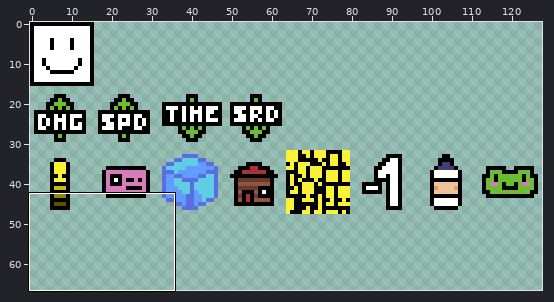
Edited in one commit: pixel-art file (LOOT/items.aseprite). The picture above shows the old version from afar; the outline marks the close-up.
Close-up. As it was:
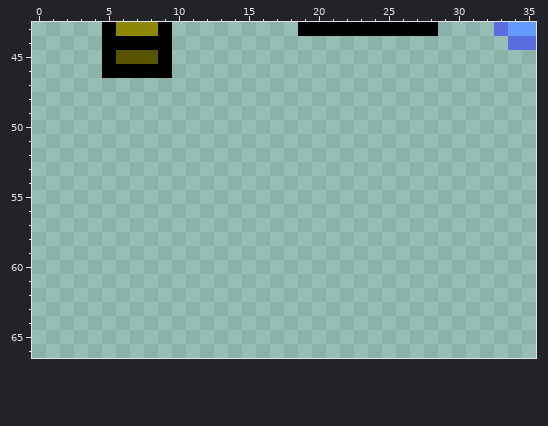
128x128 pixels, 1 frame. Shown: x 0..35, y 43..66. The wide view leaves out empty margins.
Once edited:
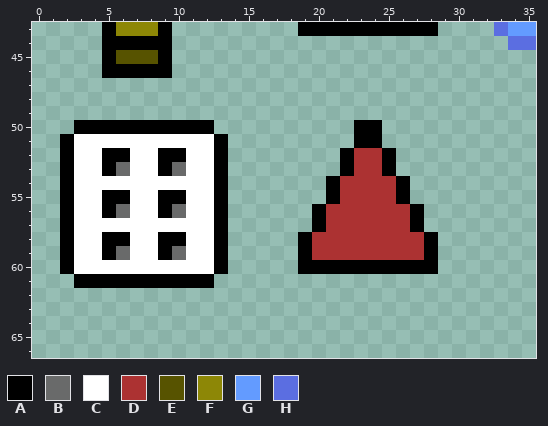
Palette (. is transparent): A #000000  B #696a6a  C #ffffff  D #ac3232  E #575300  F #8d8706  G #639bff  H #5b6ee1
Diff:
Changed rows in their new state; - is an unchanged pixel.
first column x 2:
50 -AAAAAAAAAA----------AA----
51 ACCCCCCCCCCA---------AA----
52 ACCAACCAACCA--------ADDA---
53 ACCABCCABCCA--------ADDA---
54 ACCCCCCCCCCA-------ADDDDA--
55 ACCAACCAACCA-------ADDDDA--
56 ACCABCCABCCA------ADDDDDDA-
57 ACCCCCCCCCCA------ADDDDDDA-
58 ACCAACCAACCA-----ADDDDDDDDA
59 ACCABCCABCCA-----ADDDDDDDDA
60 ACCCCCCCCCCA-----AAAAAAAAAA
61 -AAAAAAAAAA----------------
Changed places in both close-ups, as pixel boxes (x1, y1, x2, y2):
added: (60, 120, 228, 288)
added: (298, 120, 438, 274)
